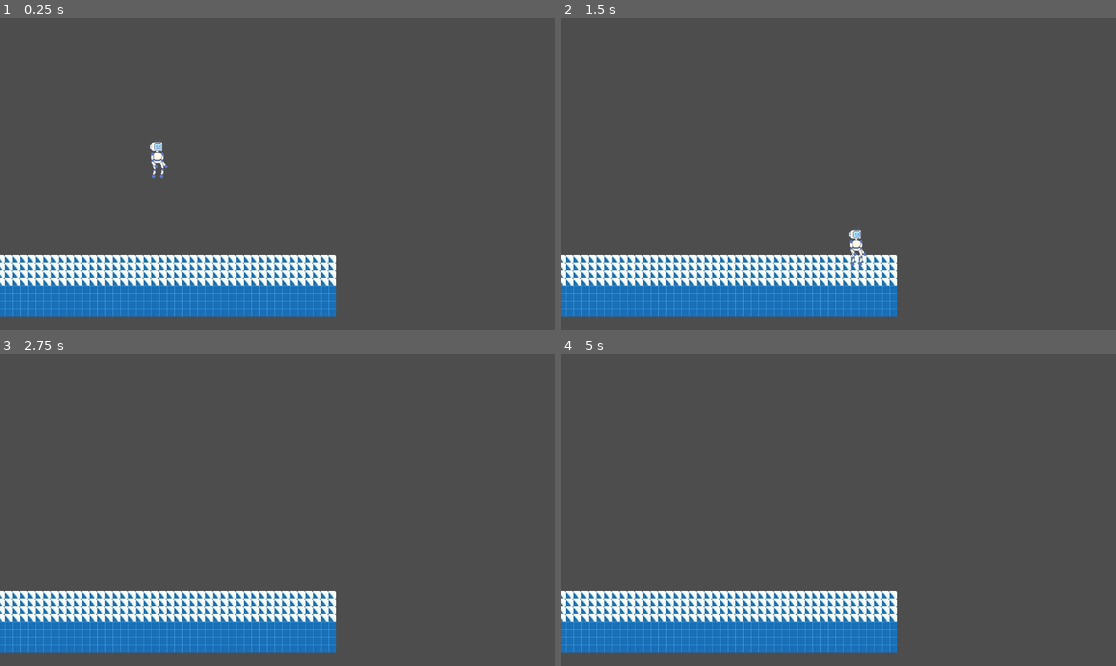
Above: before the commit, frames 1-4 (two rows, left to right).
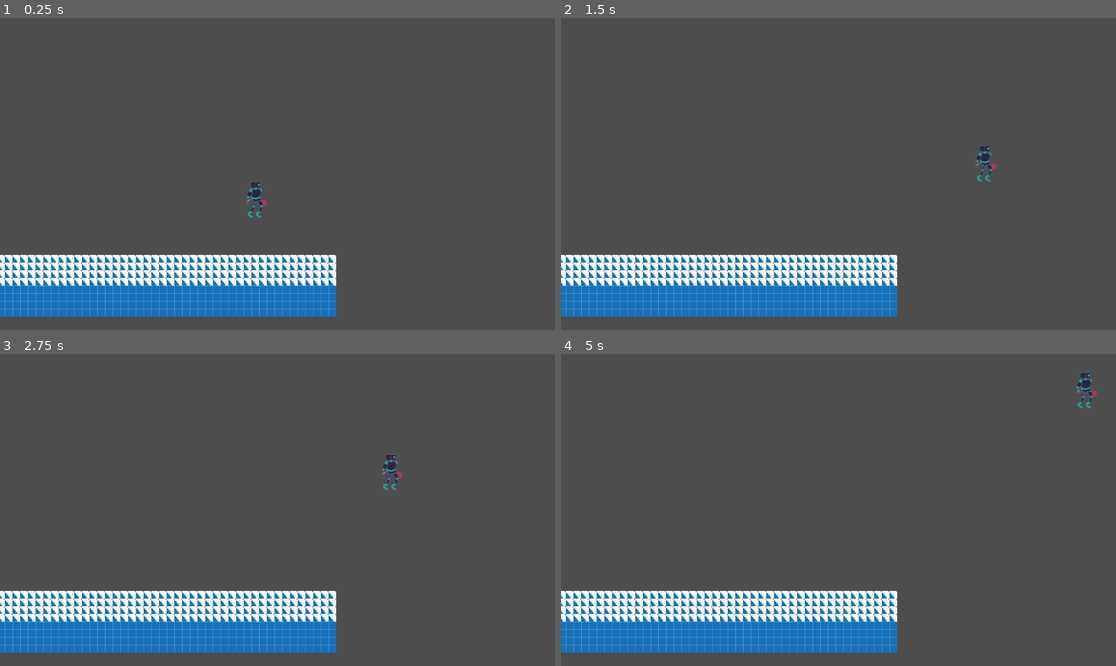
Above: after the commit, the same moments.

Repository: Karl-Gymnasiearbete/Fighting-ny
Game: Godot game, scene res://Scener/main.tscn
The game is run twice, just before and just after one commit, with the same random seed, the same clock (stepped at 60 frames per second) and the same inputs.
Inputs:
- Up to frame 1 (0.25 s): no input
- Up to frame 2 (1.5 s): hold D (right) from 0.53 s (still down); tap W (jump) at 0.6, 0.77, 1.07, 1.35 s
- Up to frame 3 (2.75 s): tap W (jump) at 1.52, 1.82, 2.1 s; release D (right) at 2.03 s; hold A (left) from 2.03 s (still down)
- Up to frame 4 (5 s): release A (left) at 2.78 s; hold D (right) 2.78-4.28 s; tap W (jump) at 2.85, 3.02, 3.32, 3.6, 3.77, 4.07, 4.35, 4.52, 4.82 s; tap Enter at 4.25 s; hold A (left) from 4.28 s (still down)

The runs differ from the first frame. In frame 1, 0.4% of the frame differs, in the area x 27-49%, y 38-65%; in frame 2, 0.4%; in frame 3, 0.2%; in frame 4, 0.2%.

Commit message:
movement

Diff:
--- a/new-game-project/Character/StateMachin.gd
+++ b/new-game-project/Character/StateMachin.gd
@@ -1,13 +1,13 @@
 extends Node
 
-@export var initial_state : state
+@export var initial_state : State
 
-var current_state : state
+var current_state : State
 var states : Dictionary = {}
 
 func _ready():
 	for child in get_children():
-		if child is state:
+		if child is State:
 			states[child.name] = child
 			child.Transitioned.connect(on_child_transition)
 	if initial_state:
@@ -26,7 +26,7 @@
 	if state != current_state:
 		return
 
-	var new_state = states.get(new_state_name.lower())
+	var new_state = states.get(new_state_name)
 	if !new_state:
 		return
 
--- a/new-game-project/Character/j4ck.tscn
+++ b/new-game-project/Character/j4ck.tscn
@@ -138,3 +138,5 @@
 script = ExtResource("5_oedjp")
 idle_state = NodePath("../Idle")
 walk_state = NodePath(".")
+
+[node name="Node" type="Node" parent="."]
--- a/new-game-project/Character/steve.tscn
+++ b/new-game-project/Character/steve.tscn
@@ -1,8 +1,9 @@
-[gd_scene load_steps=5 format=3 uid="uid://6et3xlv6y4mp"]
+[gd_scene load_steps=6 format=3 uid="uid://6et3xlv6y4mp"]
 
 [ext_resource type="Texture2D" uid="uid://dnqa5iuw51jme" path="res://Sprites/steve/steve.png" id="1_45yjn"]
 [ext_resource type="Script" uid="uid://cbp4xqdk20c32" path="res://Character/StateMachin.gd" id="2_jx7ui"]
 [ext_resource type="Script" uid="uid://d01avwyfgjr7i" path="res://Script/ScriptTest/IdleState.gd" id="3_g5n58"]
+[ext_resource type="Script" uid="uid://be2yg32kjdst4" path="res://Script/ScriptTest/walk.gd" id="4_g5n58"]
 
 [sub_resource type="RectangleShape2D" id="RectangleShape2D_8l7g6"]
 size = Vector2(37, 76)
@@ -19,9 +20,15 @@
 texture_filter = 1
 texture = ExtResource("1_45yjn")
 
-[node name="StateMachine" type="Node" parent="CharacterBody2D"]
+[node name="StateMachine" type="Node" parent="CharacterBody2D" node_paths=PackedStringArray("initial_state")]
 script = ExtResource("2_jx7ui")
+initial_state = NodePath("walk")
 
-[node name="idle" type="Node" parent="CharacterBody2D/StateMachine"]
+[node name="idle" type="Node" parent="CharacterBody2D/StateMachine" node_paths=PackedStringArray("Steve")]
 script = ExtResource("3_g5n58")
+Steve = NodePath("../..")
 metadata/_custom_type_script = "uid://d01avwyfgjr7i"
+
+[node name="walk" type="Node" parent="CharacterBody2D/StateMachine" node_paths=PackedStringArray("Steve")]
+script = ExtResource("4_g5n58")
+Steve = NodePath("../..")
--- a/new-game-project/Scener/main.tscn
+++ b/new-game-project/Scener/main.tscn
@@ -1,7 +1,7 @@
 [gd_scene load_steps=7 format=4 uid="uid://cuojwadspstlr"]
 
 [ext_resource type="Texture2D" uid="uid://duxahvnefx77h" path="res://Sprites/Temporary/1588959089_7c0fc2509ae02f26b34709c8e64617076cfdaba8eaeffadaad33cb5c1fb24b4d.jpg" id="1_pavvm"]
-[ext_resource type="PackedScene" uid="uid://c0m36g5wplhcc" path="res://Character/j4ck.tscn" id="3_1ayt1"]
+[ext_resource type="PackedScene" uid="uid://6et3xlv6y4mp" path="res://Character/steve.tscn" id="3_1ayt1"]
 [ext_resource type="PackedScene" uid="uid://cy52mhlnhvlsl" path="res://Scener/UI.tscn" id="3_2ewoc"]
 
 [sub_resource type="TileSetAtlasSource" id="TileSetAtlasSource_2ewoc"]
@@ -380,5 +380,4 @@
 grow_horizontal = 2
 grow_vertical = 2
 
-[node name="Player" parent="." instance=ExtResource("3_1ayt1")]
-collision_mask = 1
+[node name="Node" parent="." instance=ExtResource("3_1ayt1")]
--- a/new-game-project/Script/ScriptTest/IdleState.gd
+++ b/new-game-project/Script/ScriptTest/IdleState.gd
@@ -1,18 +1,18 @@
-extends state
-class_name idle
+extends State
 
-@export var enemy: CharacterBody2D
+@export var Steve: CharacterBody2D
+var gravity: float = ProjectSettings.get_setting("physics/2d/default_gravity")
 
-var player : CharacterBody2D
+func Physics_Update(delta: float) -> void:
+	var input_vector := Input.get_vector("left", "right", "up", "down")
 
-var move_direction : Vector2
-var wander_time : float
+	if input_vector != Vector2.ZERO:
+		Transitioned.emit(self, "Walk")
 
-func enter():
-	player = get_tree().get_first_node_in_group("player")
+	# Apply gravity if Steve is not on the floor
+	if not Steve.is_on_floor():
+		Steve.velocity.y += gravity * delta
+	else:
+		Steve.velocity.y = 0  # optional, keeps him grounded
 
-func _Physics_Update():
-	var direction = player.global_position - enemy. global_position
-
-if :
-	Transitioned.emit(self, walk)
+	Steve.move_and_slide()
--- a/new-game-project/Script/ScriptTest/state.gd
+++ b/new-game-project/Script/ScriptTest/state.gd
@@ -1,16 +1,16 @@
 extends Node
-class_name state
+class_name State
 
-signal Transitioned
+signal Transitioned(state, new_state_name)
 
-func enter():
+func enter() -> void:
 	pass
 
-func exit():
+func exit() -> void:
 	pass
 
-func update(_delta: float):
+func Update(delta: float) -> void:
 	pass
 
-func _physics_update(_delta: float):
+func Physics_Update(delta: float) -> void:
 	pass
--- /dev/null
+++ b/new-game-project/Script/ScriptTest/walk.gd
@@ -0,0 +1,16 @@
+extends State
+
+@export var Steve: CharacterBody2D
+
+@export var speed := 400
+
+func Physics_Update(delta: float) -> void:
+	var direction := Input.get_vector("left", "right", "jump", "down")
+
+	if direction == Vector2.ZERO:
+		Transitioned.emit(self, "Idle")
+	else:
+		Steve.velocity = direction * speed
+		Steve.move_and_slide()
+	if Steve.is_on_floor():
+		Steve.velocity.y
Not shown: 1 places in new-game-project/Character/j4ck.tscn that only renumber resources
Not shown, added: new-game-project/Script/ScriptTest/walk.gd.uid
